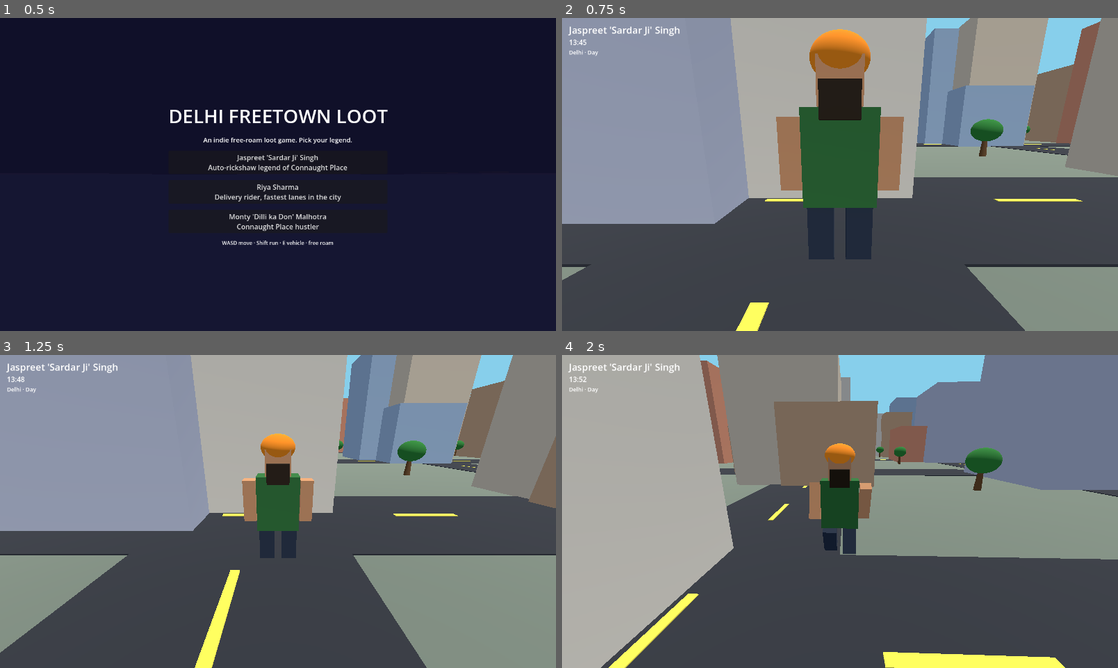
Above: before the commit, frames 1-4 (two rows, left to right).
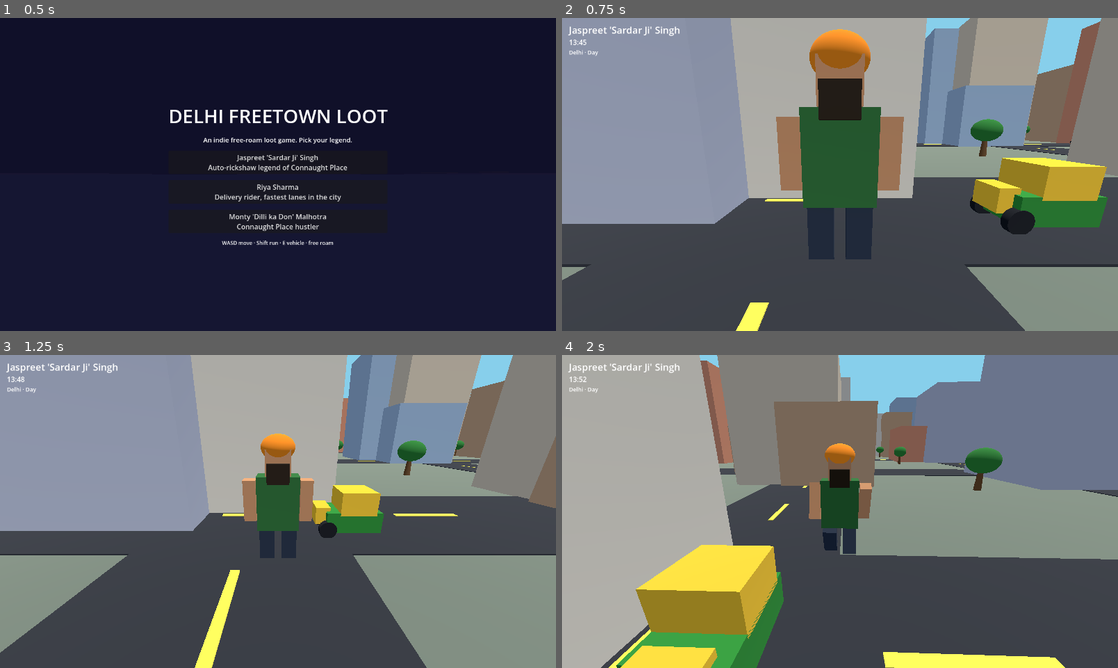
Above: after the commit, the same moments.

Repository: Ayushsahnios/delhi-freetown-loot
Game: Godot game, scene res://scenes/main.tscn
Same seed, same stepped clock (60 frames per second), same inputs: the game is played once before the commit and once after it.
Inputs:
- Up to frame 1 (0.5 s): no input
- Up to frame 2 (0.75 s): click "Jaspreet 'Sardar Ji' Singh Au…" at 0.5 s
- Up to frame 3 (1.25 s): no input
- Up to frame 4 (2 s): hold D (move_right) from 1.28 s (still down); tap H (horn) at 1.35 s

Frame 1 is identical in both runs. In frame 2, 4.6% of the frame differs, in the area x 73-99%, y 39-70%; in frame 3, 1.7%; in frame 4, 8.8%, in the area x 9-40%, y 60-100%.

Commit message:
Traffic AI: 22 autos and hatchbacks lane-follow the road grid
Kinematic lane followers (no physics bodies) so nothing can fall or
tunnel; brake for the player ahead, keep gap to traffic in-lane, wrap
at city edges. Closes #2

Diff:
--- a/scripts/main.gd
+++ b/scripts/main.gd
@@ -10,6 +10,7 @@
 
 const PlayerScript := preload("res://scripts/player.gd")
 const AutoScript := preload("res://scripts/auto.gd")
+const TrafficScript := preload("res://scripts/traffic.gd")
 
 const SKY_DAY := Color(0.53, 0.81, 0.92)
 const SKY_DUSK := Color(0.88, 0.48, 0.22)
@@ -29,6 +30,7 @@
 var _autos: Array[CharacterBody3D] = []
 var _rng := RandomNumberGenerator.new()
 var _playing := false
+var _traffic: Node
 var _hud_name: Label
 var _hud_clock: Label
 var _hud_day: Label
@@ -40,6 +42,9 @@
 	_rng.randomize()
 	_build_environment()
 	_build_city()
+	_traffic = TrafficScript.new()
+	add_child(_traffic)
+	_traffic.setup(WORLD, PITCH, ROAD, GRID + 1)
 	camera = Camera3D.new()
 	add_child(camera)
 	_build_hud()
@@ -329,6 +334,7 @@
 	player.setup(def)
 	player.position = Vector3(ROAD / 2.0 + 2.0, 1.0, 2.0 * PITCH - BLOCK)
 	add_child(player)
+	_traffic.register_player(player)
 	_cam_anchor = player.position
 
 	var spots := [
--- /dev/null
+++ b/scripts/traffic.gd
@@ -0,0 +1,161 @@
+extends Node
+## Traffic AI: ambient autos and hatchbacks lane-following the road grid.
+## Purely kinematic movers (no physics bodies): vehicles stay at road level
+## on fixed lanes that never intersect building blocks, so nothing can fall
+## through the ground or tunnel through geometry.
+
+const COUNT := 22
+const LANE := 2.8
+const WRAP_MARGIN := 24.0
+const ACCEL := 9.0
+const BRAKE := 22.0
+const CAR_COLORS := [
+	Color(0.75, 0.12, 0.12), Color(0.10, 0.22, 0.55), Color(0.85, 0.82, 0.78),
+	Color(0.12, 0.14, 0.16), Color(0.55, 0.52, 0.20), Color(0.20, 0.45, 0.28),
+]
+
+var _vehicles: Array[Dictionary] = []
+var _player: Node3D = null
+var _rng := RandomNumberGenerator.new()
+var _next_id := 0
+var _world := 0.0
+var _pitch := 0.0
+var _road_w := 0.0
+var _roads := 0
+
+
+func setup(world_size: float, pitch: float, road_width: float, road_count: int) -> void:
+	_world = world_size
+	_pitch = pitch
+	_road_w = road_width
+	_roads = road_count
+	_rng.randomize()
+	for _i in range(COUNT):
+		_vehicles.append(_spawn())
+
+
+func register_player(p: Node3D) -> void:
+	_player = p
+
+
+func _spawn() -> Dictionary:
+	var along_z := _rng.randf() < 0.5
+	var road_i := _rng.randi_range(0, _roads - 1)
+	var road := -_world / 2.0 + road_i * _pitch - (_pitch - _road_w) / 2.0
+	var dir := 1 if _rng.randf() < 0.5 else -1
+	var is_auto := _rng.randf() < 0.6
+	var cruise := _rng.randf_range(8.0, 11.0) if is_auto else _rng.randf_range(12.0, 15.0)
+	var node := Node3D.new()
+	if is_auto:
+		_build_auto(node)
+	else:
+		_build_car(node)
+	add_child(node)
+	_next_id += 1
+	var v := {
+		"id": _next_id, "node": node, "along_z": along_z, "road": road, "dir": dir,
+		"t": _rng.randf_range(-_world / 2.0, _world / 2.0),
+		"speed": cruise, "cruise": cruise,
+	}
+	_apply_transform(v)
+	return v
+
+
+func _physics_process(delta: float) -> void:
+	for v in _vehicles:
+		var target: float = minf(v.cruise, _player_limit(v))
+		target = minf(target, _traffic_limit(v))
+		var rate := BRAKE if target < v.speed else ACCEL
+		v.speed = move_toward(v.speed, target, rate * delta)
+		v.t += v.dir * v.speed * delta
+		var edge := _world / 2.0 + WRAP_MARGIN
+		if v.t > edge:
+			v.t = -edge
+		elif v.t < -edge:
+			v.t = edge
+		_apply_transform(v)
+
+
+func _apply_transform(v: Dictionary) -> void:
+	if v.along_z:
+		v.node.position = Vector3(v.road + LANE * v.dir, 0.0, v.t)
+		v.node.rotation.y = PI if v.dir > 0 else 0.0
+	else:
+		v.node.position = Vector3(v.t, 0.0, v.road - LANE * v.dir)
+		v.node.rotation.y = -PI / 2.0 * v.dir
+
+
+func _forward(v: Dictionary) -> Vector3:
+	return Vector3(0.0, 0.0, 1.0) * v.dir if v.along_z else Vector3(1.0, 0.0, 0.0) * v.dir
+
+
+func _player_limit(v: Dictionary) -> float:
+	## Brake when the player (on foot or driving) stands in our lane ahead.
+	if _player == null:
+		return v.cruise
+	var rel: Vector3 = _player.global_position - v.node.position
+	var fwd := _forward(v)
+	var along := rel.dot(fwd)
+	var lateral := (rel - fwd * along).length()
+	if along > 1.0 and along < 9.0 and lateral < 2.6:
+		return 0.0
+	return v.cruise
+
+
+func _traffic_limit(v: Dictionary) -> float:
+	## Keep distance to the vehicle ahead in the same lane and direction.
+	var limit: float = v.cruise
+	for w in _vehicles:
+		if w.id == v.id or w.along_z != v.along_z or w.dir != v.dir:
+			continue
+		if absf(w.road - v.road) > 1.0:
+			continue
+		var gap: float = (w.t - v.t) * v.dir
+		if gap > 0.5 and gap < 12.0:
+			limit = minf(limit, w.speed * clampf(gap / 12.0, 0.0, 1.0))
+	return limit
+
+
+# ---------------------------------------------------------------- visuals
+
+func _build_auto(parent: Node3D) -> void:
+	parent.add_child(_box(Vector3(2.4, 1.3, 3.4), Color(0.18, 0.55, 0.20), Vector3(0, 1.0, 0)))
+	parent.add_child(_box(Vector3(2.4, 1.4, 2.2), Color(0.97, 0.77, 0.19), Vector3(0, 2.2, 0.2)))
+	parent.add_child(_box(Vector3(1.6, 1.1, 0.9), Color(0.97, 0.77, 0.19), Vector3(0, 1.35, -1.9)))
+	for spec in [Vector3(-1.05, 0.55, -1.6), Vector3(1.05, 0.55, -1.6), Vector3(0, 0.55, 1.5)]:
+		parent.add_child(_wheel(spec, 0.55))
+
+
+func _build_car(parent: Node3D) -> void:
+	var paint: Color = CAR_COLORS[_rng.randi_range(0, CAR_COLORS.size() - 1)]
+	parent.add_child(_box(Vector3(2.0, 0.9, 4.2), paint, Vector3(0, 0.85, 0)))
+	parent.add_child(_box(Vector3(1.8, 0.8, 2.2), Color(0.55, 0.65, 0.75), Vector3(0, 1.7, 0.2)))
+	for spec in [Vector3(-1.0, 0.5, -1.4), Vector3(1.0, 0.5, -1.4), Vector3(-1.0, 0.5, 1.4), Vector3(1.0, 0.5, 1.4)]:
+		parent.add_child(_wheel(spec, 0.45))
+
+
+func _box(size: Vector3, color: Color, pos: Vector3) -> MeshInstance3D:
+	var m := MeshInstance3D.new()
+	var bm := BoxMesh.new()
+	bm.size = size
+	var mat := StandardMaterial3D.new()
+	mat.albedo_color = color
+	bm.material = mat
+	m.mesh = bm
+	m.position = pos
+	return m
+
+
+func _wheel(pos: Vector3, radius: float) -> MeshInstance3D:
+	var m := MeshInstance3D.new()
+	var cm := CylinderMesh.new()
+	cm.top_radius = radius
+	cm.bottom_radius = radius
+	cm.height = 0.4
+	var mat := StandardMaterial3D.new()
+	mat.albedo_color = Color(0.1, 0.11, 0.13)
+	cm.material = mat
+	m.mesh = cm
+	m.rotation.z = PI / 2.0
+	m.position = pos
+	return m
Not shown, added: scripts/traffic.gd.uid
